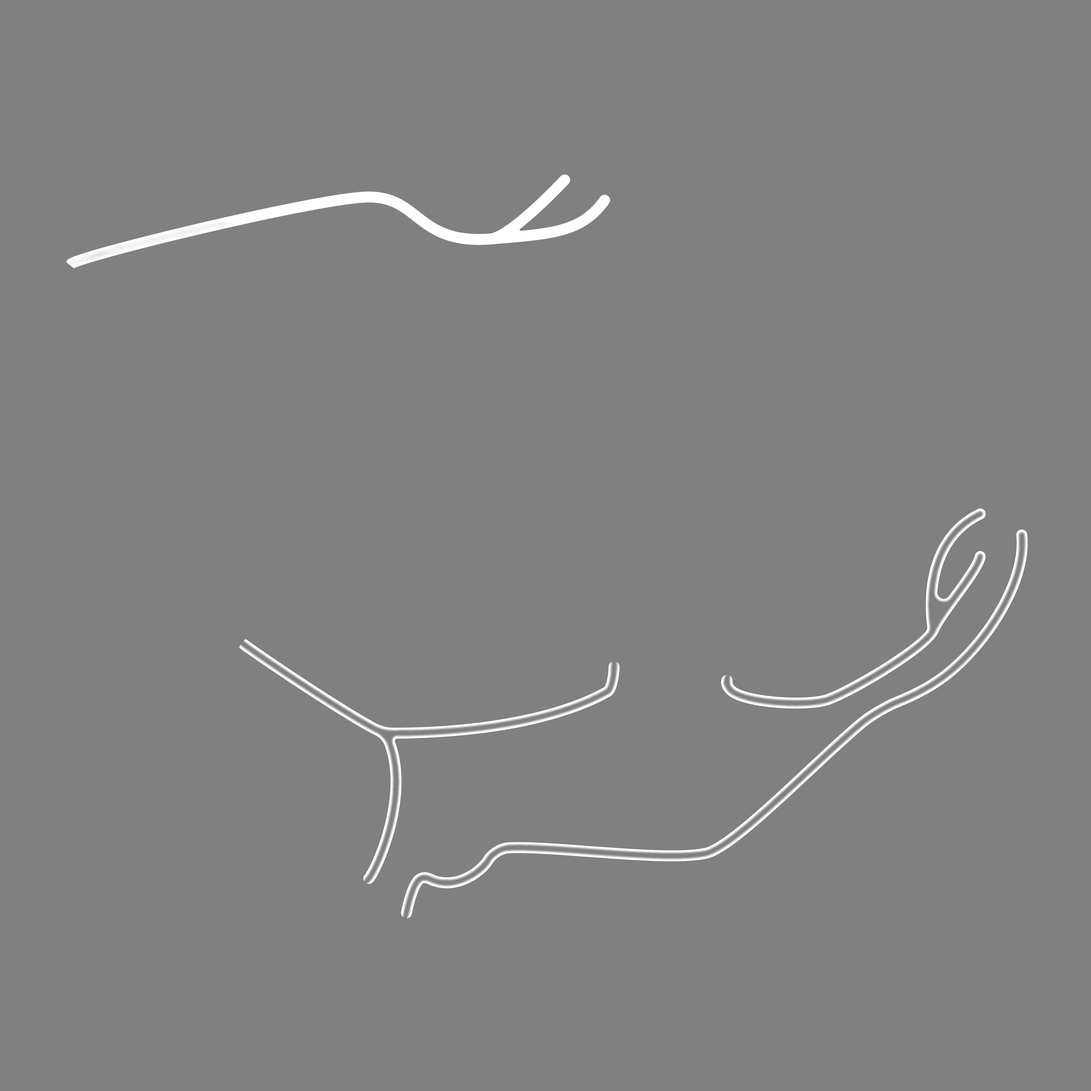
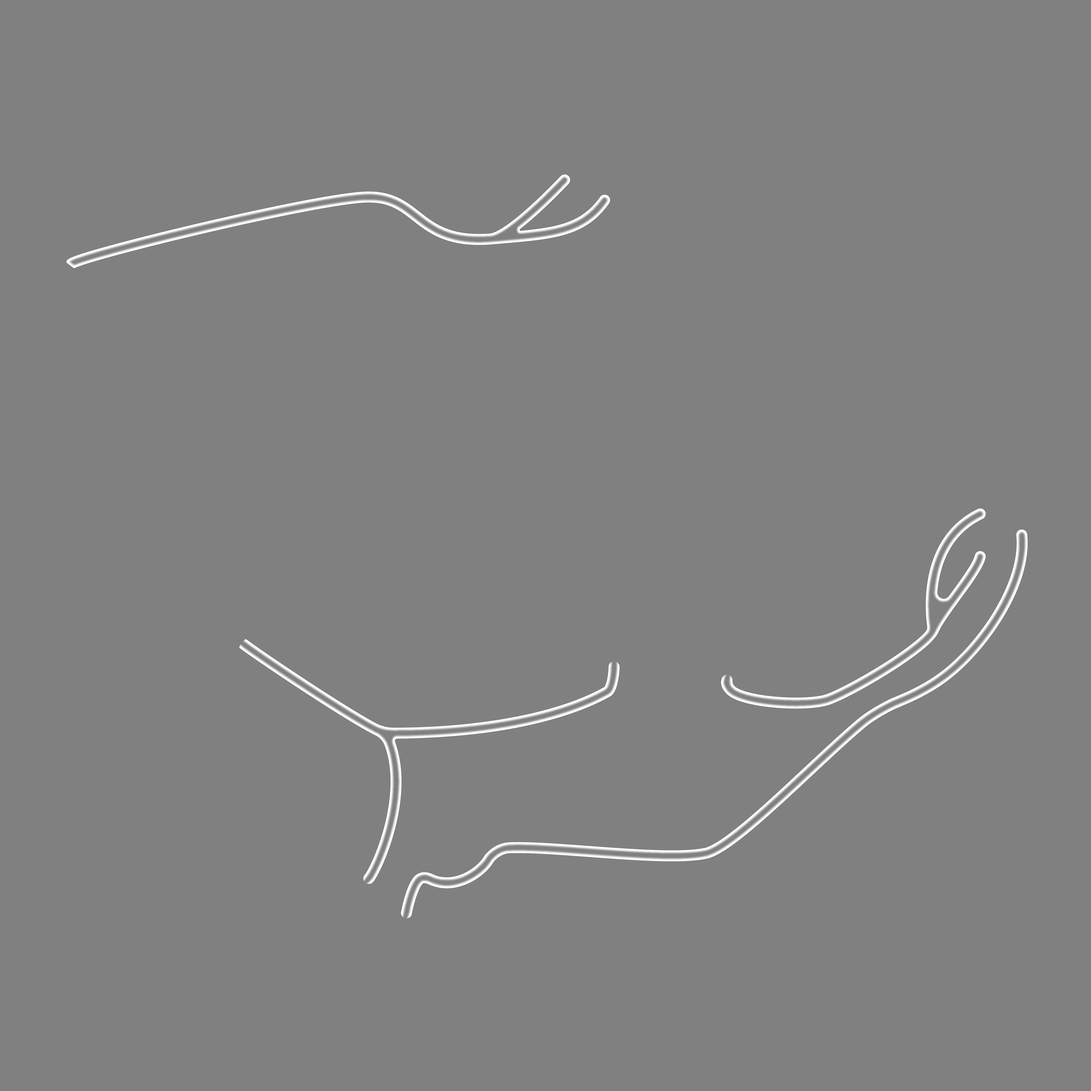
Two versions of the same layered image (1091x1091). Layer-by-layer changes:
painted on "Vector Smart Object" over [68, 175, 609, 267]
